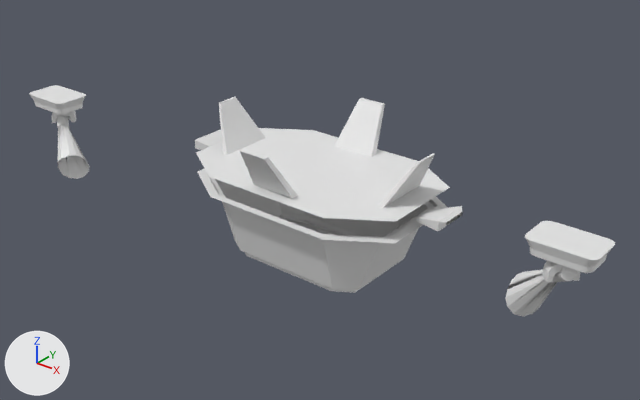
What one commit did to the OBJ model OpenGL_Framework/OpenGL_Framework/Assets/Models/lightsJumbo.obj.
Before and after are seen from a 50 mm camera at (33.7, -20.8, 43.2) aimed at (0.2, 21.1, 17.2). Arrows for +X, +Y and +Z are at lower left; the lights stay in place. Where no turn or scale is listed for an object, it has been applied to the vertices.

Names of what the first picture shows: 'lightsJumbo'.
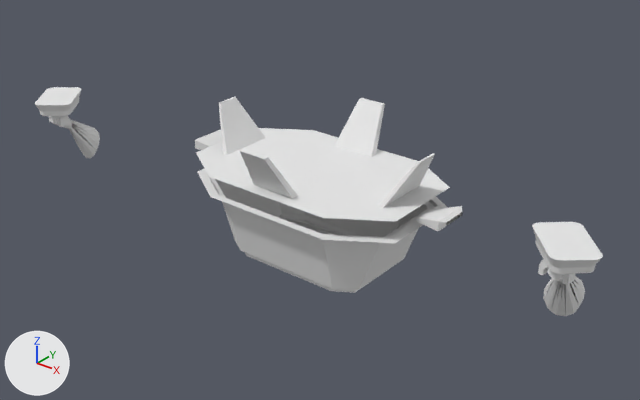
What changed in the scene script:
```text
Change me_lightsjumbo:
    where me_lightsjumbo.from_pydata(...)  # 1182 vertices, 2312 faces; spans x -22.9..20.9, y 14.0..27.3, z 13.0..22.5
    used by ob_lightsjumbo; location = (0.0, 0.0, 0.0)
    me_lightsjumbo part 1: the loose piece of 529 vertices spanning x 15.7..20.9, y 16.4..19.9, z 16.0..22.0 is turned -48.9 degrees about the z axis through its middle, then moved by (0.4, 0.2, 0.0)
    me_lightsjumbo part 2: the loose piece of 529 vertices spanning x -22.9..-17.6, y 14.0..17.5, z 15.5..21.5 is turned 128.9 degrees about the z axis through its middle, then moved by (-0.3, 1.0, 0.0)
```

Boxes [x1, y1, x2, y2] around the edits, measured in the pictures (640 x 400 px; the box of a moved part takes in the faces that stretch with it):
'lightsJumbo', reshaped
    before: [29, 85, 615, 316]
    after: [35, 87, 603, 316]
part 1 of me_lightsjumbo, moved or reshaped
    before: [505, 221, 615, 316]
    after: [532, 222, 603, 316]
part 2 of me_lightsjumbo, moved or reshaped
    before: [29, 85, 90, 179]
    after: [35, 87, 100, 158]
